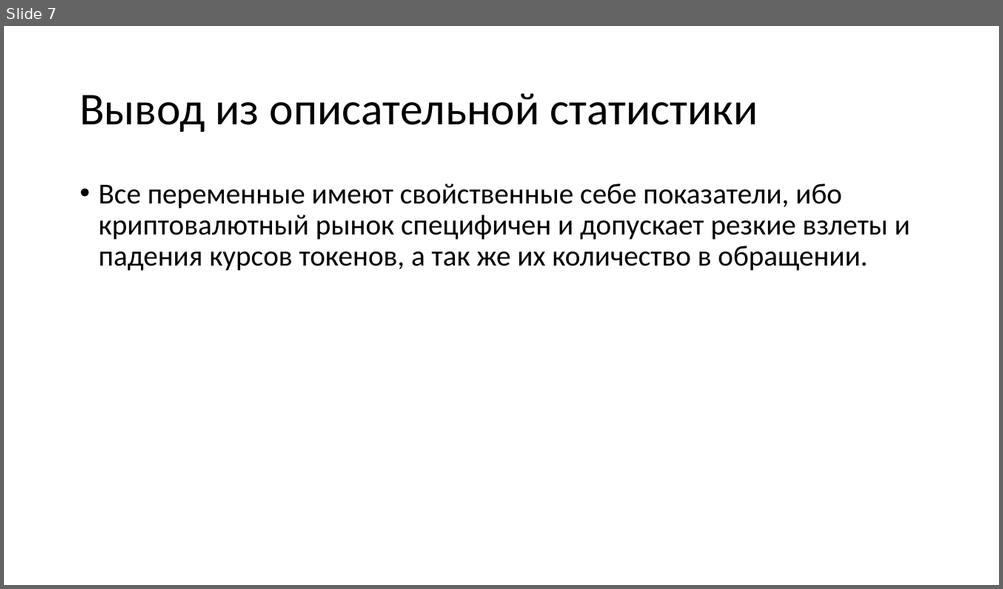
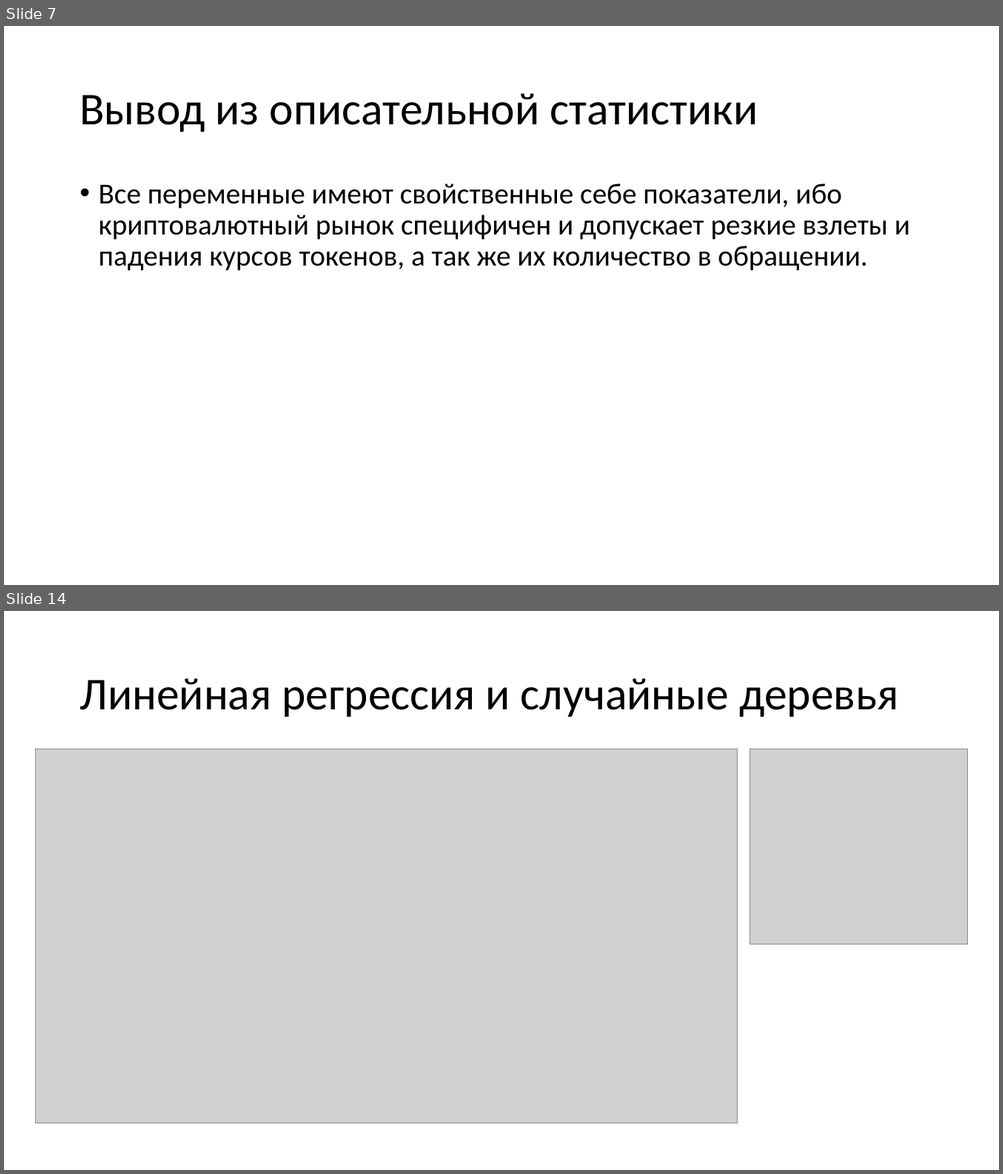
Before and after one commit to egorserdyuk/ASU-Datascience, a slide deck: Crypto/Анализ данных.pptx. Shown one above the other, each under a label of ours: slide 7 before the commit, slides 7 and 14 after it; the slides between them are not shown. The pictures are 1003x589 and 1003x1174 pixels, drawn with LibreOffice and Linux fonts; fonts in the diff are those of the drawing; grey boxes stand for pictures. Boxes give left, top, right and bottom in pixels: in the first picture for what was removed or moved away, otherwise in the second. Text is boxed around its words. In the diff, an @@ line names an element or a change of style, - is before the commit and + after.

```diff
--- a/Crypto/Анализ данных.pptx
+++ b/Crypto/Анализ данных.pptx
@@ slide 14 added at [4,611,999,1170], background #FFFFFF @@
@@ title added at [79,678,898,717], 44 pt, text #000000 @@
+Линейная регрессия и случайные деревья
@@ picture added at [36,749,738,1124] @@
@@ picture added at [749,749,967,945] @@
```
Also in this commit, not shown: 2 slides changed, 14 other slides added, 2 slides removed.
